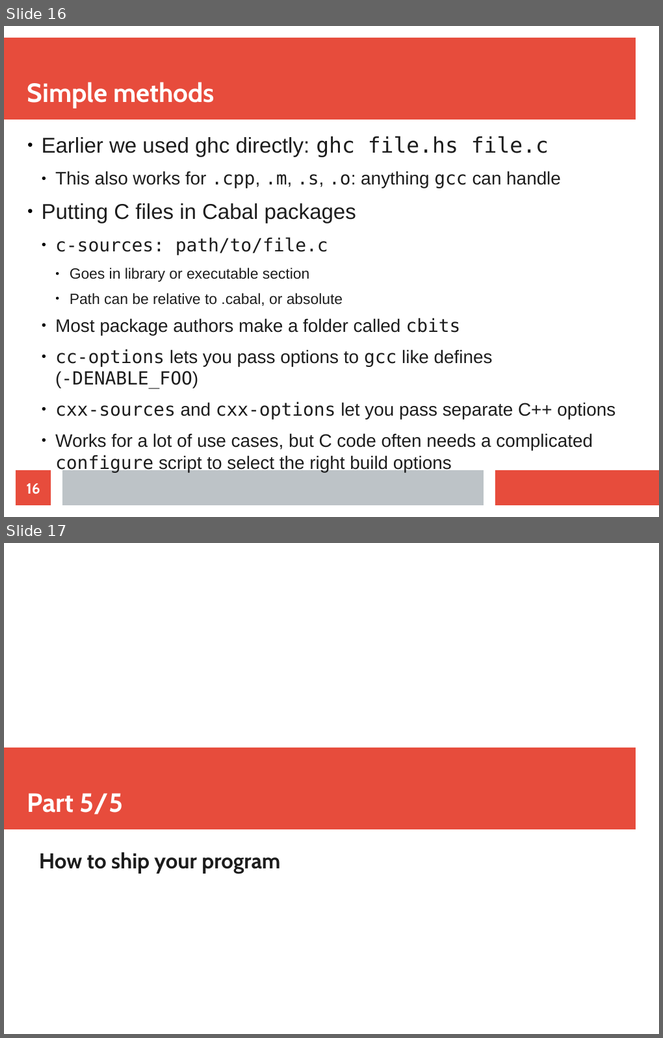
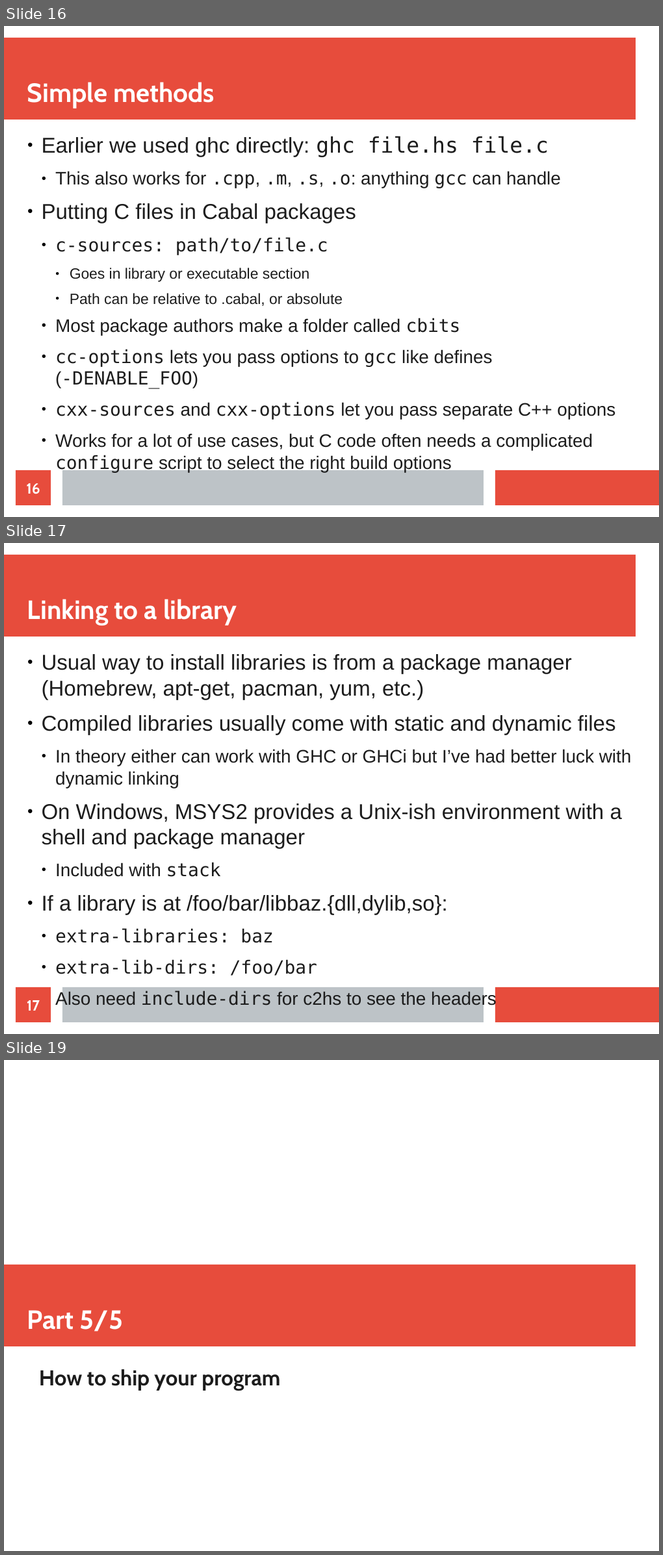
Before and after one commit to mtolly/haskell-c-talk, a slide deck: presentation.odp. Shown one above the other, each under a label of ours: slides 16 and 17 before the commit, slides 16, 17 and 19 after it; the slides between them are not shown. The pictures are 663x1038 and 663x1555 pixels, drawn with LibreOffice and Linux fonts; fonts in the diff are those of the drawing. Boxes give left, top, right and bottom in pixels: in the first picture for what was removed or moved away, otherwise in the second. Text is boxed around its words. In the diff, an @@ line names an element or a change of style, - is before the commit and + after.

Commit message:
Presentation progress

```diff
--- a/presentation.odp
+++ b/presentation.odp
@@ slide 17 added at (4,543,659,1034), background #FFFFFF; not listed: 3 template elements that a slide beside it also shows @@
@@ title added at (27,599,237,626), 32 pt, text #FFFFFF, bold @@
+Linking to a library
@@ text added at (42,654,632,1008), 26 pt, text #1C1C1C @@
+● Usual way to install libraries is from a package manager (Homebrew, apt-get, pacman, yum, etc.)
+● Compiled libraries usually come with static and dynamic files
+  ● In theory either can work with GHC or GHCi but I’ve had better luck with dynamic linking
+● On Windows, MSYS2 provides a Unix-ish environment with a shell and package manager
+  ● Included with stack
+● If a library is at /foo/bar/libbaz.{dll,dylib,so}:
+  ● extra-libraries: baz
+  ● extra-lib-dirs: /foo/bar
+  ● Also need include-dirs for c2hs to see the headers
@@ page number added at (16,988,51,1023), fill #E74C3C, 18 pt, text #FFFFFF, bold @@
+17
@@ what was slide 17 is now slide 19 @@
```
Also in this commit, not shown: 1 other slide added.
